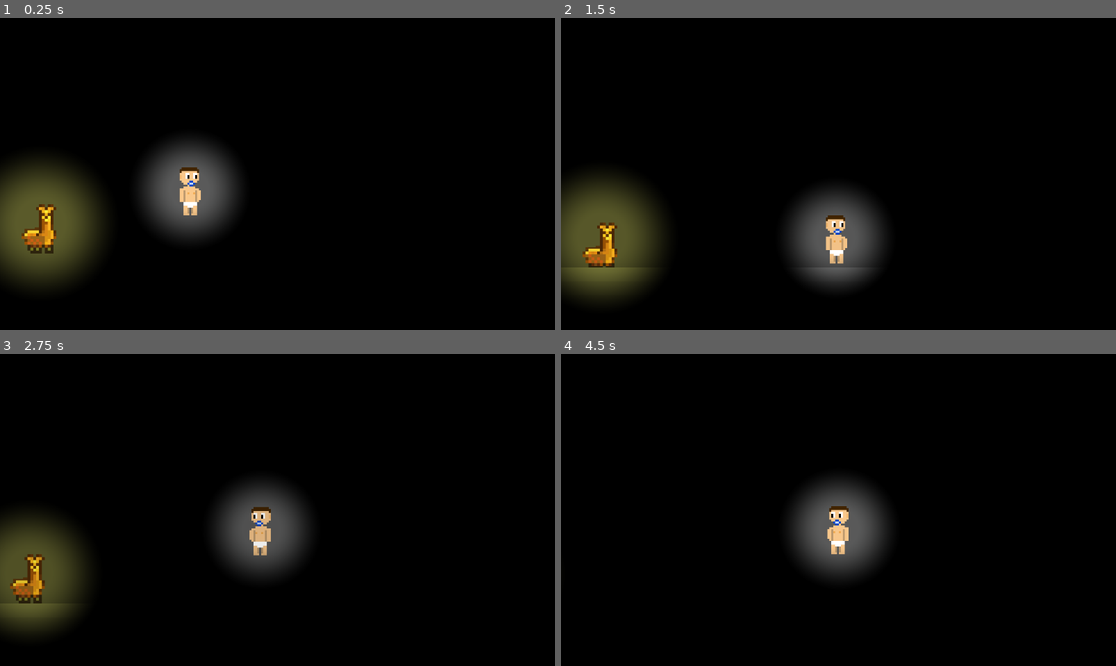
Above: before the commit, frames 1-4 (two rows, left to right).
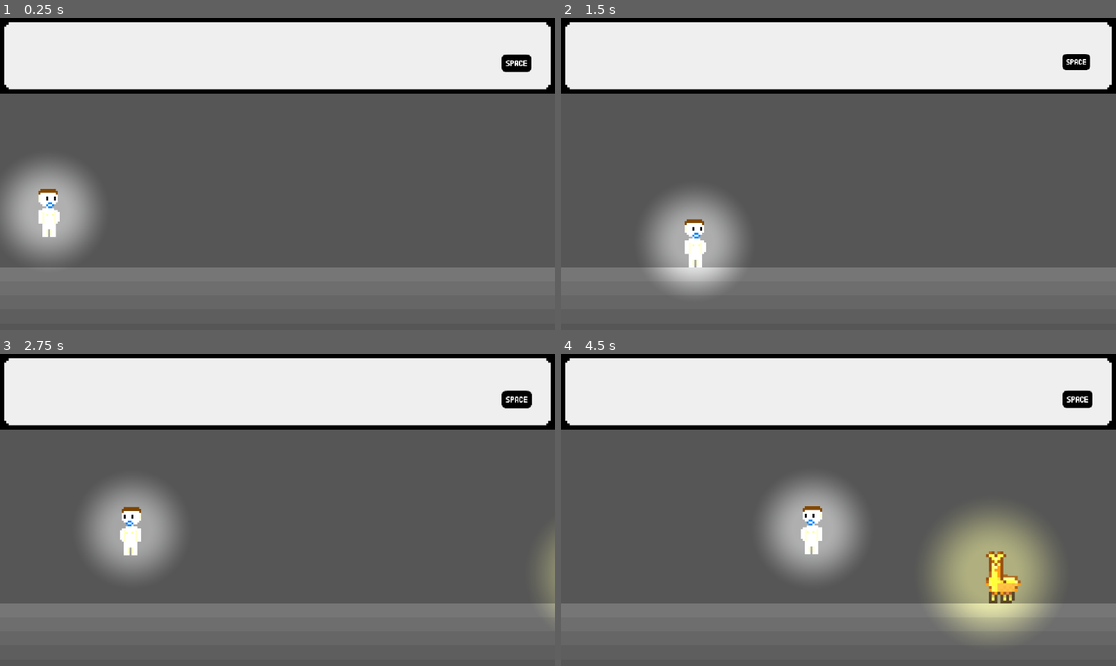
Above: after the commit, the same moments.

Repository: qcorveler/RGAME
Game: Godot game, scene res://Scenes/Levels/level_1.tscn
Same seed, same stepped clock (60 frames per second), same inputs: the game is played once before the commit and once after it. This scene is started directly instead of the project's main scene.
Inputs:
- Up to frame 1 (0.25 s): no input
- Up to frame 2 (1.5 s): tap Enter (ui_accept) at 0.5 s; hold D (move_right) from 0.53 s (still down); tap Space (jump) at 0.6, 0.77, 1.07 s; tap Q (interact_a) at 1.35 s
- Up to frame 3 (2.75 s): tap Space (jump) at 1.52, 1.55, 1.82, 2.3 s; release D (move_right) at 2.03 s; hold A (move_left) from 2.03 s (still down); tap Backspace at 2.1 s
- Up to frame 4 (4.5 s): release A (move_left) at 2.78 s; hold D (move_right) 2.78-4.28 s; tap Keypad Enter at 2.85 s; tap Space (jump) at 3.02, 3.05, 3.32, 3.6, 3.77, 4.07 s; hold A (move_left) from 4.28 s (still down); tap Q (interact_a) at 4.35 s

The runs differ from the first frame. In frame 1, 95% of the frame differs, in the area x 0-100%, y 1-100%; in frame 2, 95%; in frame 3, 96%; in frame 4, 97%.

Commit message:
Ajout du déplacement du lama

Diff:
--- a/raf-game/Scenes/Levels/level_1.tscn
+++ b/raf-game/Scenes/Levels/level_1.tscn
@@ -7,6 +7,7 @@
 [ext_resource type="PackedScene" uid="uid://cvjixclkbpycv" path="res://Scenes/Personnages/PNJ/lama.tscn" id="4_cyadu"]
 [ext_resource type="Texture2D" uid="uid://bvh233qk6lq47" path="res://Lights/Lumière_Joueur.png" id="4_xgxfi"]
 [ext_resource type="Script" uid="uid://lr3ex5tifp70" path="res://Scripts/Lights/light_script.gd" id="5_5f3p6"]
+[ext_resource type="PackedScene" uid="uid://c74gt60xgsb7d" path="res://Scenes/UI/dialogue_panel.tscn" id="7_jv26f"]
 
 [sub_resource type="SpriteFrames" id="SpriteFrames_cyadu"]
 animations = [{
@@ -35,7 +36,6 @@
 script = ExtResource("1_4dpyx")
 
 [node name="World" type="CanvasModulate" parent="."]
-color = Color(0, 0, 0, 1)
 
 [node name="Background" type="Node2D" parent="World"]
 
@@ -72,14 +72,16 @@
 shape = SubResource("SegmentShape2D_iixi8")
 
 [node name="Lama" parent="World" instance=ExtResource("4_cyadu")]
-position = Vector2(105.00001, 301)
+position = Vector2(2008, 353)
 scale = Vector2(3, 3)
+player_path = NodePath("../Player")
+speed = 0.3
+metadata/_edit_group_ = true
 
 [node name="PointLight2D" type="PointLight2D" parent="World/Lama"]
 color = Color(1, 1, 0.46666667, 1)
 range_item_cull_mask = 7
 texture = ExtResource("4_xgxfi")
-offset = Vector2(-7, 0)
 texture_scale = 0.42
 script = ExtResource("5_5f3p6")
 base_texture_scale = 0.42
@@ -96,5 +98,9 @@
 
 [node name="UI" type="CanvasLayer" parent="."]
 
+[node name="DialoguePanel" parent="UI" instance=ExtResource("7_jv26f")]
+offset_top = -491.0
+offset_bottom = -491.0
+
 [node name="PauseMenu" parent="UI" instance=ExtResource("3_3mqfk")]
 visible = false
--- a/raf-game/Scenes/Personnages/PNJ/lama.tscn
+++ b/raf-game/Scenes/Personnages/PNJ/lama.tscn
@@ -1,7 +1,8 @@
-[gd_scene load_steps=7 format=3 uid="uid://cvjixclkbpycv"]
+[gd_scene load_steps=14 format=3 uid="uid://cvjixclkbpycv"]
 
 [ext_resource type="Script" uid="uid://xuaiop3wtj8a" path="res://Scripts/PNJ/lama.gd" id="1_farpu"]
 [ext_resource type="Texture2D" uid="uid://cemokost4anvc" path="res://Img/PNJ/llama.png" id="1_rf3ht"]
+[ext_resource type="AudioStream" uid="uid://4hw5jmnngtsa" path="res://Sounds/jump.wav" id="3_trrbu"]
 
 [sub_resource type="AtlasTexture" id="AtlasTexture_farpu"]
 atlas = ExtResource("1_rf3ht")
@@ -10,6 +11,30 @@
 [sub_resource type="AtlasTexture" id="AtlasTexture_trrbu"]
 atlas = ExtResource("1_rf3ht")
 region = Rect2(48, 0, 48, 48)
+
+[sub_resource type="AtlasTexture" id="AtlasTexture_ej472"]
+atlas = ExtResource("1_rf3ht")
+region = Rect2(0, 0, 48, 48)
+
+[sub_resource type="AtlasTexture" id="AtlasTexture_dce22"]
+atlas = ExtResource("1_rf3ht")
+region = Rect2(96, 0, 48, 48)
+
+[sub_resource type="AtlasTexture" id="AtlasTexture_qmay4"]
+atlas = ExtResource("1_rf3ht")
+region = Rect2(0, 48, 48, 48)
+
+[sub_resource type="AtlasTexture" id="AtlasTexture_qswso"]
+atlas = ExtResource("1_rf3ht")
+region = Rect2(48, 48, 48, 48)
+
+[sub_resource type="AtlasTexture" id="AtlasTexture_ythep"]
+atlas = ExtResource("1_rf3ht")
+region = Rect2(96, 48, 48, 48)
+
+[sub_resource type="AtlasTexture" id="AtlasTexture_hdxdx"]
+atlas = ExtResource("1_rf3ht")
+region = Rect2(0, 96, 48, 48)
 
 [sub_resource type="SpriteFrames" id="SpriteFrames_ej472"]
 animations = [{
@@ -23,6 +48,29 @@
 "loop": true,
 "name": &"idle",
 "speed": 4.0
+}, {
+"frames": [{
+"duration": 1.0,
+"texture": SubResource("AtlasTexture_ej472")
+}, {
+"duration": 1.0,
+"texture": SubResource("AtlasTexture_dce22")
+}, {
+"duration": 1.0,
+"texture": SubResource("AtlasTexture_qmay4")
+}, {
+"duration": 1.0,
+"texture": SubResource("AtlasTexture_qswso")
+}, {
+"duration": 1.0,
+"texture": SubResource("AtlasTexture_ythep")
+}, {
+"duration": 1.0,
+"texture": SubResource("AtlasTexture_hdxdx")
+}],
+"loop": true,
+"name": &"jump",
+"speed": 12.0
 }]
 
 [sub_resource type="RectangleShape2D" id="RectangleShape2D_dce22"]
@@ -37,8 +85,13 @@
 sprite_frames = SubResource("SpriteFrames_ej472")
 animation = &"idle"
 autoplay = "idle"
-frame_progress = 0.5109438
+frame_progress = 0.14307359
 
 [node name="CollisionShape2D" type="CollisionShape2D" parent="."]
 position = Vector2(-8, 4.5)
 shape = SubResource("RectangleShape2D_dce22")
+
+[node name="JumpSoundPlayer" type="AudioStreamPlayer2D" parent="."]
+stream = ExtResource("3_trrbu")
+max_distance = 2424.0
+attenuation = 2.0000021
--- a/raf-game/Scripts/Level1/level_1.gd
+++ b/raf-game/Scripts/Level1/level_1.gd
@@ -6,6 +6,8 @@
 @onready var background : AnimatedSprite2D = world.get_node("Background/AnimatedBackground")
 @onready var ground = $World/Ground/GroundCollision
 
+@onready var lama = $World/Lama
+
 func _ready() :
 	# Gestion du background
 	var maxX = background.sprite_frames.get_frame_texture("default", 0).get_size().x*background.scale.x
@@ -13,6 +15,11 @@
 
 	# Gestion du joueur
 	player.change_skin("skin_baby_raf")
+	player.position.x = 100
+	player.position.y = 350
+
+	# Gestion du Lama
+	lama.position.x = 2500
 
 	# Gestion de la caméra
 	cam.limit_bottom = maxY
--- a/raf-game/Scripts/PNJ/lama.gd
+++ b/raf-game/Scripts/PNJ/lama.gd
@@ -1,9 +1,50 @@
 extends CharacterBody2D
 
 @export var gravity: float = 1500.0
+@export var player_path: NodePath
+@export var speed: float = 0.4
+@export var follow_distance: float = 300.0  # distance à garder du joueur
+var acceleration : float = 0.2
+
+@onready var sprite : AnimatedSprite2D = $AnimatedSprite2D
+@onready var player = get_node(player_path)
+@onready var jumpsoundPlayer = $JumpSoundPlayer
+var timer : float = 0
+
+var intro_ended : bool = false
 
 func _physics_process(delta):
 	if !is_on_floor() :
 		velocity.y = clamp(velocity.y + gravity*delta, -500, 500)
 
+	# Calcule la distance au joueur
+	var direction = player.global_position.x - global_position.x
+
+	sprite.flip_h = direction < 0
+
+	if intro_ended:
+		return
+
+	timer += delta
+	# Si trop loin → avancer vers le joueur
+	if abs(direction) > follow_distance:
+		velocity.x = lerp(velocity.x, direction*speed, acceleration)
+		if timer > 0.55 :
+			jumpsoundPlayer.play()
+			timer = 0
+		update_animation(1)
+	else :
+		velocity.x = lerp(velocity.x, 0.0, acceleration)
+		update_animation(0)
+		if velocity.x <= 0.1 :
+			intro_ended = true
 	move_and_slide()
+
+func update_animation(direction):
+	if is_on_floor() :
+		if direction == 0 :
+			sprite.play("idle")
+		else :
+			sprite.play("jump")
+	else :
+		sprite.play("idle")
Not shown: 1 places in raf-game/Scenes/Levels/level_1.tscn that only renumber resources
Not shown, added: raf-game/Sounds/jump.wav.import
Not shown, added: RES/Sounds/jump.wav
Not shown, added: raf-game/Sounds/jump.wav
